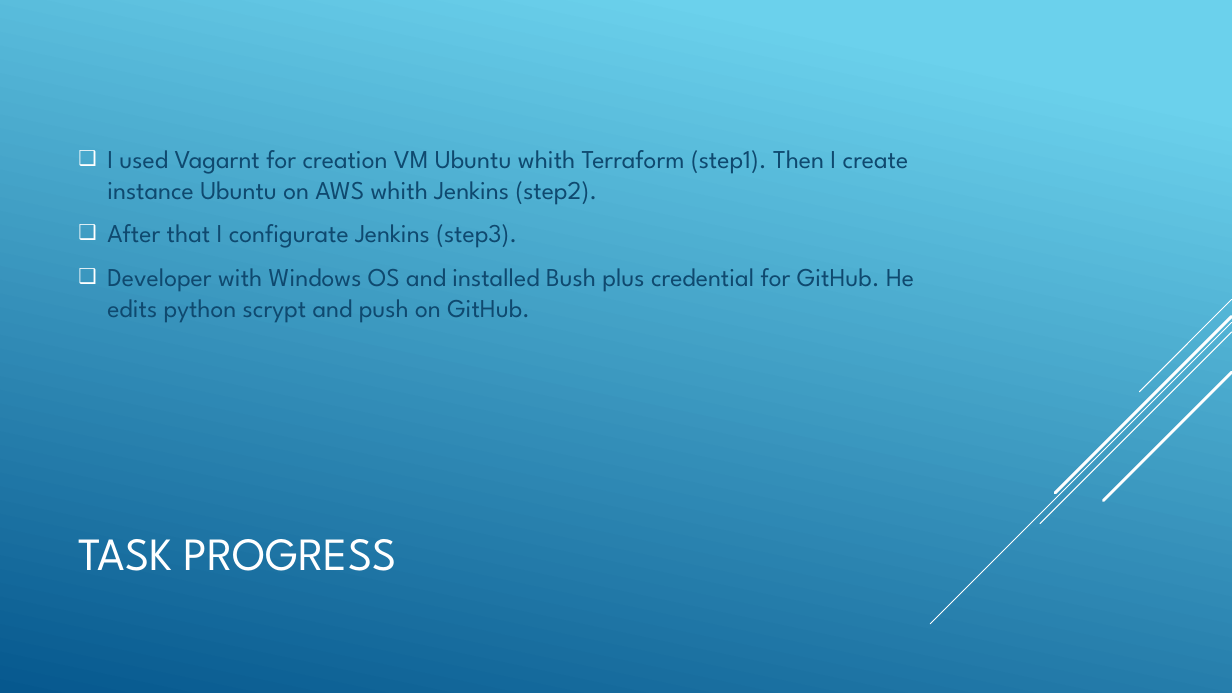
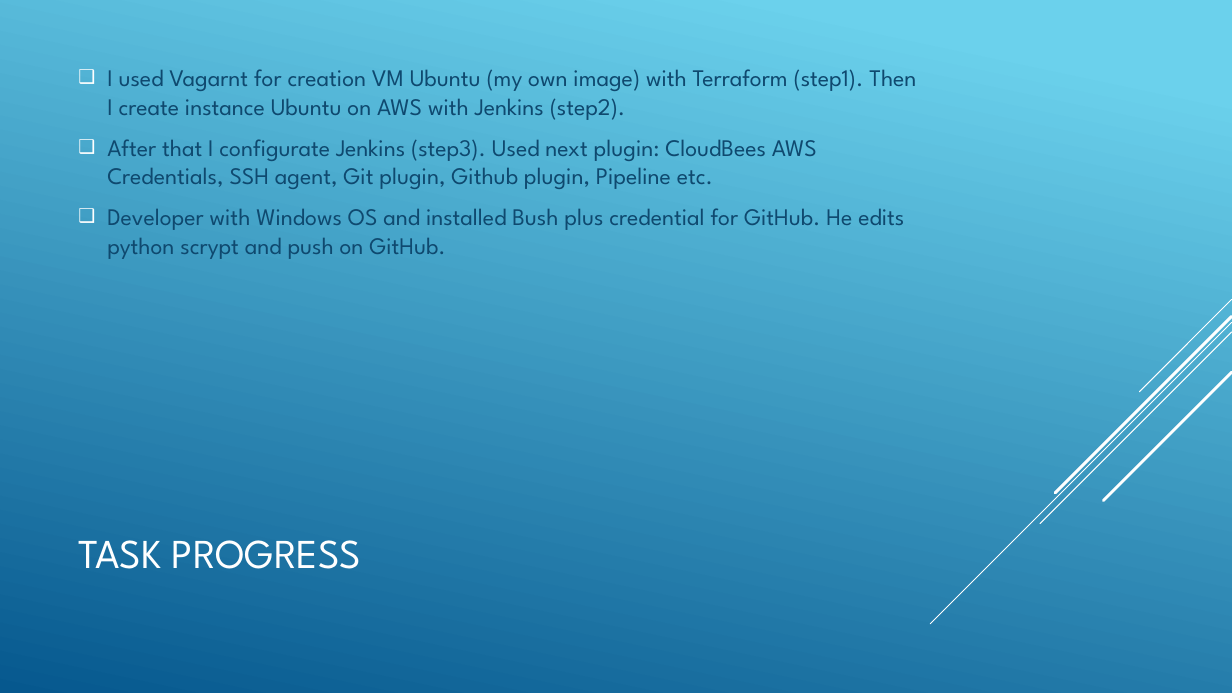
Before and after one commit to MarchenkoOlexandr/DevOps_online_Vinnitsja_2021Q4, a slide deck: slide 4 of m1/task13.1/DEPLOY TELEGRAMM BOT.pptx (slide 2 before the commit). Drawn at 1232x693 pixels with LibreOffice and Linux fonts; fonts in the diff are those of the drawing. Boxes give left, top, right and bottom in pixels: in the first picture for what was removed or moved away, otherwise in the second. Text is boxed around its words. In the diff, an @@ line names an element or a change of style, - is before the commit and + after.

```diff
--- a/m1/task13.1/DEPLOY TELEGRAMM BOT.pptx
+++ b/m1/task13.1/DEPLOY TELEGRAMM BOT.pptx
@@ text at (107,69,916,189): text changed; size 20 to 18.5 pt @@
-❑ I used Vagarnt for creation VM Ubuntu whith Terraform (step1). Then I create instance Ubuntu on AWS whith Jenkins (step2).
-❑ After that I configurate Jenkins (step3).
+❑ I used Vagarnt for creation VM Ubuntu (my own image) with Terraform (step1). Then I create instance Ubuntu on AWS with Jenkins (step2).
+❑ After that I configurate Jenkins (step3). Used next plugin: CloudBees AWS Credentials, SSH agent, Git plugin, Github plugin, Pipeline etc.
@@ text at (107,208,904,259): size 20 to 18.5 pt in "Developer with Windows OS and installed Bush ..." @@
@@ title "TASK PROGRESS" at (78,540,361,569): size 36 to 32 pt @@
```
Also in this commit, not shown: 9 other slides changed, 2 slides added, 13 other files.
